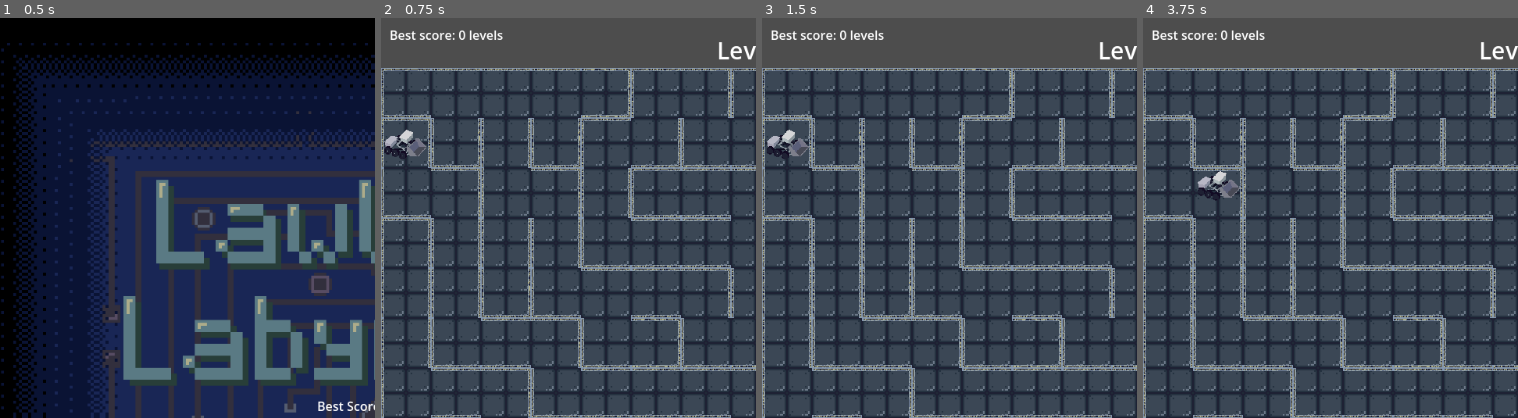
Above: before the commit, frames 1-4 (left to right).
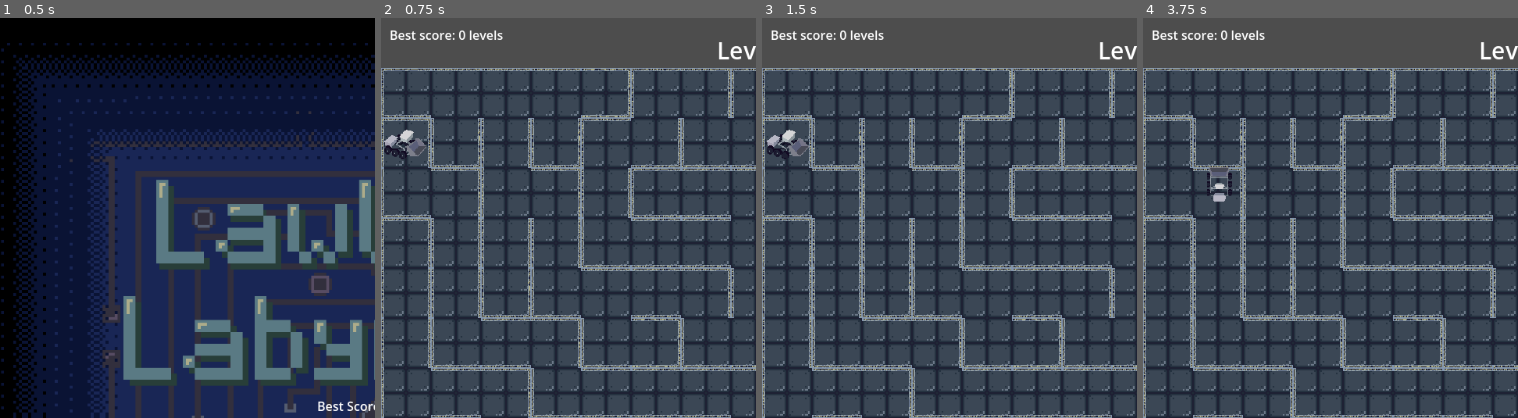
Above: after the commit, the same moments.

Repository: gkim14/CS471_LawlorsLabyrinth
Game: Godot game, scene res://scenes/StartScreen.tscn
The game is run twice, just before and just after one commit, with the same random seed, the same clock (stepped at 60 frames per second) and the same inputs.
Inputs:
- Up to frame 1 (0.5 s): no input
- Up to frame 2 (0.75 s): click "Play" at 0.5 s
- Up to frame 3 (1.5 s): tap Enter at 1.25 s; hold D (right) from 1.28 s (still down)
- Up to frame 4 (3.75 s): tap Space at 2, 3.5 s; release D (right) at 2.03 s; hold S (down) 2.03-2.78 s; tap Enter at 2.75 s; hold D (right) 2.78-3.53 s; hold W (up) from 3.53 s (still down)
The pictures show only the part of the screen within x 0-50%, y 0-50%; the shares and areas given below are measured in that part.

Frame 1 is identical in both runs. In frame 2, less than 0.1% of the frame differs, in the area x 0-12%, y 28-35%; in frame 3, less than 0.1%; in frame 4, 0.6%, in the area x 14-26%, y 37-46%.

Commit message:
implemented player sprites, not tested

Diff:
--- a/scenes/Player.tscn
+++ b/scenes/Player.tscn
@@ -1,10 +1,30 @@
-[gd_scene load_steps=4 format=3 uid="uid://yldodekd0tgo"]
+[gd_scene load_steps=6 format=3 uid="uid://yldodekd0tgo"]
 
 [ext_resource type="Script" uid="uid://cbk5fn6inww3w" path="res://scripts/player_script.gd" id="2_3li8b"]
 [ext_resource type="Texture2D" uid="uid://cd1xqji5ysdu0" path="res://assets/PlayerLR.png" id="2_v6fml"]
+[ext_resource type="Texture2D" uid="uid://d3a6ix173jctq" path="res://assets/PlayerUD.png" id="3_3li8b"]
+
+[sub_resource type="SpriteFrames" id="SpriteFrames_mdl7e"]
+animations = [{
+"frames": [{
+"duration": 1.0,
+"texture": ExtResource("2_v6fml")
+}],
+"loop": true,
+"name": &"LeftRight",
+"speed": 5.0
+}, {
+"frames": [{
+"duration": 1.0,
+"texture": ExtResource("3_3li8b")
+}],
+"loop": true,
+"name": &"UpDown",
+"speed": 5.0
+}]
 
 [sub_resource type="RectangleShape2D" id="RectangleShape2D_mdl7e"]
-size = Vector2(115.18437, 74.051315)
+size = Vector2(115.18437, 75.12746)
 
 [node name="Player" type="CharacterBody2D" groups=["Player"]]
 process_mode = 1
@@ -13,11 +33,13 @@
 script = ExtResource("2_3li8b")
 metadata/_edit_group_ = true
 
-[node name="Sprite2D" type="Sprite2D" parent="."]
+[node name="Sprite2D" type="AnimatedSprite2D" parent="."]
 texture_filter = 1
-scale = Vector2(1.5572932, 1.5572932)
-texture = ExtResource("2_v6fml")
+position = Vector2(0, -0.98851657)
+scale = Vector2(1.5610025, 1.5670167)
+sprite_frames = SubResource("SpriteFrames_mdl7e")
+animation = &"LeftRight"
 
-[node name="CollisionShape2D" type="CollisionShape2D" parent="."]
-position = Vector2(-1.4078124, 4.113961)
+[node name="LeftRight" type="CollisionShape2D" parent="."]
+position = Vector2(-1.4078119, 3.954078)
 shape = SubResource("RectangleShape2D_mdl7e")
--- a/scripts/player_script.gd
+++ b/scripts/player_script.gd
@@ -2,6 +2,25 @@
 
 var speed = 400
 var rotation_speed = 10
+
+@onready var _animated_sprite = $Sprite2D
+
+func _process(_delta: float) -> void:
+	if (Input.is_action_pressed("right") or
+			Input.is_action_pressed("left")):
+		_animated_sprite.flip_v = false
+		_animated_sprite.play("LeftRight")
+		if Input.is_action_pressed("left"):
+			_animated_sprite.flip_h = true
+		else:
+			_animated_sprite.flip_h = false
+	elif (Input.is_action_pressed("up") or
+			Input.is_action_pressed("down")):
+		_animated_sprite.play("UpDown")
+		if Input.is_action_pressed("up"):
+			_animated_sprite.flip_v = true
+		else:
+			_animated_sprite.flip_v = false
 
 func _physics_process(_delta):
 	var input_direction = Input.get_vector("left", "right", "up", "down")
